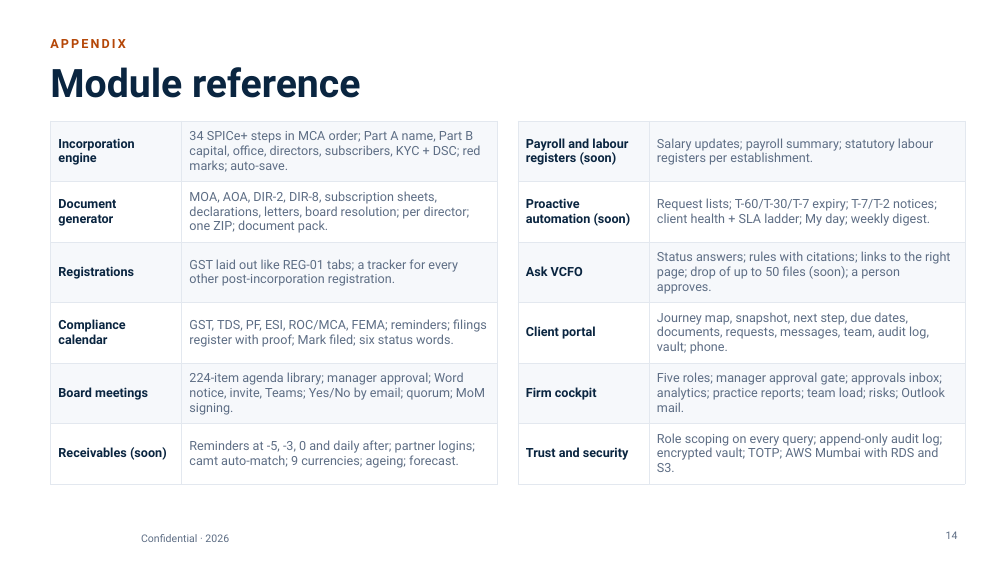
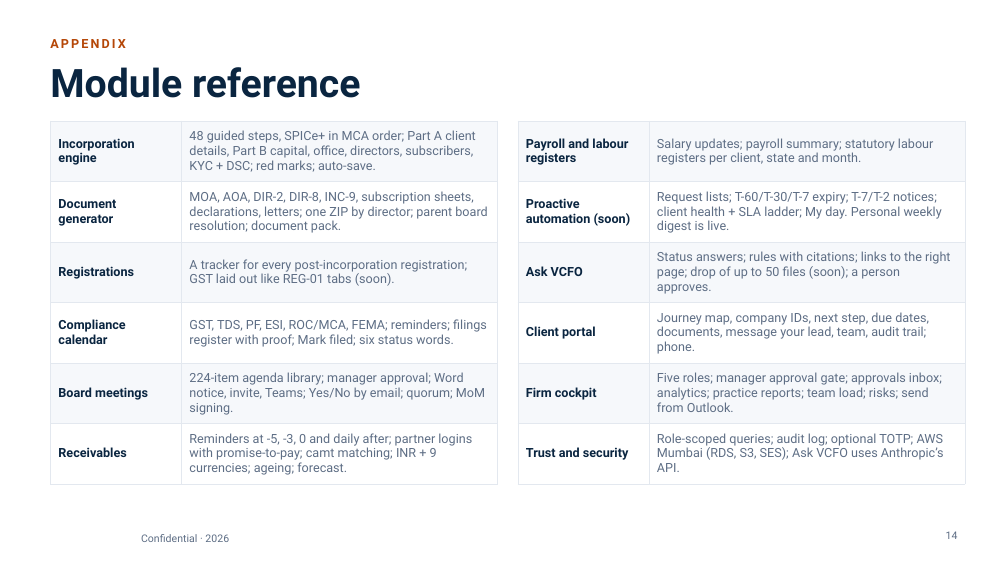
Before and after one commit to abdulfarhath7/vcfo_suite, a slide deck: slide 14 of docs/collateral/vcfo-suite/VCFO_Suite_Corporate_Deck.pptx. Drawn at 1008x567 pixels with LibreOffice and Linux fonts; fonts in the diff are those of the drawing; background and template pictures are left out. Boxes give left, top, right and bottom in pixels: in the first picture for what was removed or moved away, otherwise in the second. Text is boxed around its words. In the diff, an @@ line names an element or a change of style, - is before the commit and + after.

```diff
--- a/docs/collateral/vcfo-suite/VCFO_Suite_Corporate_Deck.pptx
+++ b/docs/collateral/vcfo-suite/VCFO_Suite_Corporate_Deck.pptx
@@ table at [50,121,498,479] @@
-row 1, column 2: 34 SPICe+ steps in MCA order; Part A name, Part B capital, office, directors, subscribers, KYC + DSC; red marks; auto-save.
+row 1, column 2: 48 guided steps, SPICe+ in MCA order; Part A client details, Part B capital, office, directors, subscribers, KYC + DSC; red marks; auto-save.
-row 2, column 2: MOA, AOA, DIR-2, DIR-8, subscription sheets, declarations, letters, board resolution; per director; one ZIP; document pack.
+row 2, column 2: MOA, AOA, DIR-2, DIR-8, INC-9, subscription sheets, declarations, letters; one ZIP by director; parent board resolution; document pack.
-row 3, column 2: GST laid out like REG-01 tabs; a tracker for every other post-incorporation registration.
+row 3, column 2: A tracker for every post-incorporation registration; GST laid out like REG-01 tabs (soon).
-row 6, column 1: Receivables (soon)
+row 6, column 1: Receivables
-row 6, column 2: Reminders at -5, -3, 0 and daily after; partner logins; camt auto-match; 9 currencies; ageing; forecast.
+row 6, column 2: Reminders at -5, -3, 0 and daily after; partner logins with promise-to-pay; camt matching; INR + 9 currencies; ageing; forecast.
@@ table at [518,121,966,476] @@
-row 1, column 1: Payroll and labour registers (soon)
+row 1, column 1: Payroll and labour registers
-row 1, column 2: Salary updates; payroll summary; statutory labour registers per establishment.
+row 1, column 2: Salary updates; payroll summary; statutory labour registers per client, state and month.
-row 2, column 2: Request lists; T-60/T-30/T-7 expiry; T-7/T-2 notices; client health + SLA ladder; My day; weekly digest.
+row 2, column 2: Request lists; T-60/T-30/T-7 expiry; T-7/T-2 notices; client health + SLA ladder; My day. Personal weekly digest is live.
-row 4, column 2: Journey map, snapshot, next step, due dates, documents, requests, messages, team, audit log, vault; phone.
+row 4, column 2: Journey map, company IDs, next step, due dates, documents, message your lead, team, audit trail; phone.
-row 5, column 2: Five roles; manager approval gate; approvals inbox; analytics; practice reports; team load; risks; Outlook mail.
+row 5, column 2: Five roles; manager approval gate; approvals inbox; analytics; practice reports; team load; risks; send from Outlook.
-row 6, column 2: Role scoping on every query; append-only audit log; encrypted vault; TOTP; AWS Mumbai with RDS and S3.
+row 6, column 2: Role-scoped queries; audit log; optional TOTP; AWS Mumbai (RDS, S3, SES); Ask VCFO uses Anthropic’s API.
```
Also in this commit, not shown: 10 other slides changed, 10 other files.
